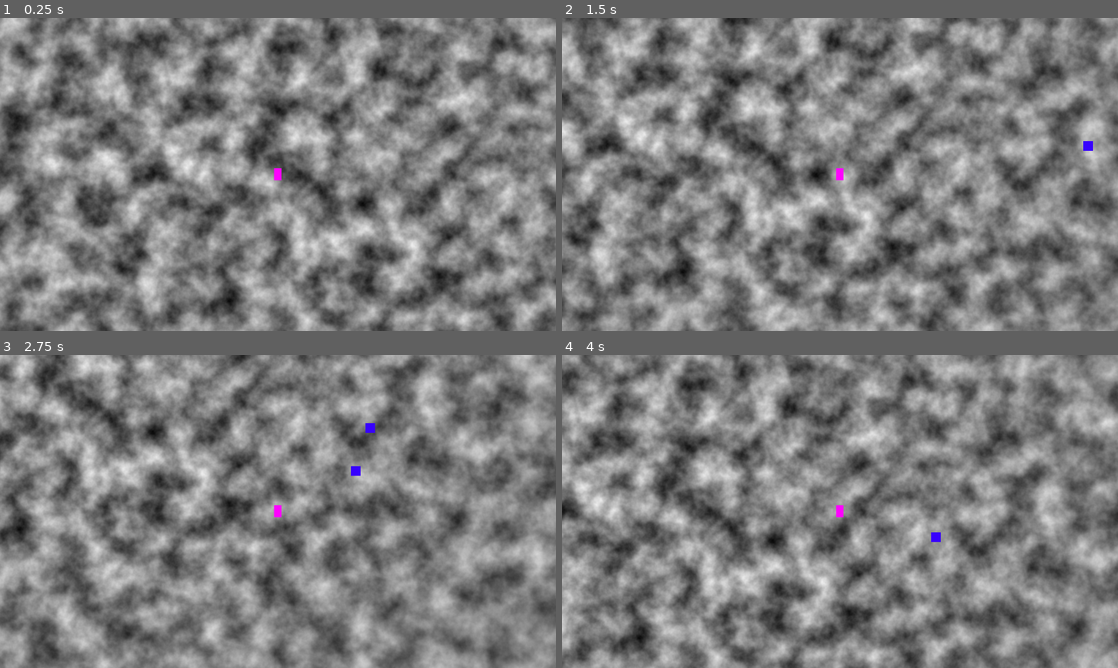
Above: before the commit, frames 1-4 (two rows, left to right).
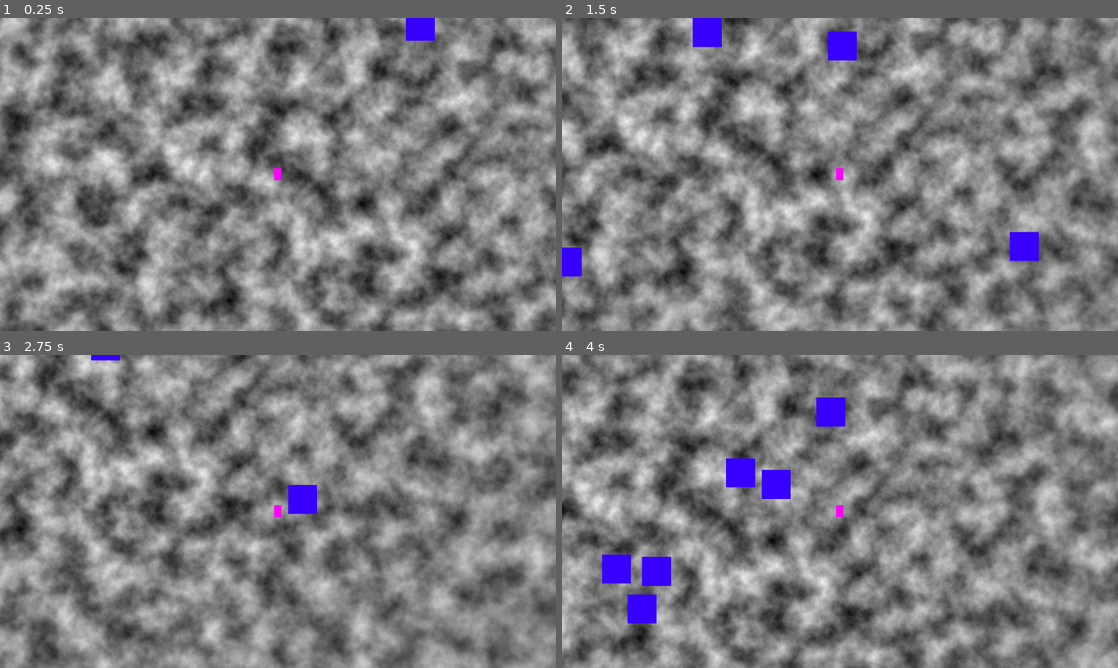
Above: after the commit, the same moments.

Repository: mabanana/survivor-dire
Game: Godot game, scene res://Scenes/main.tscn
The game is run twice, just before and just after one commit, with the same random seed, the same clock (stepped at 60 frames per second) and the same inputs.
Inputs (mouse positions are in pixels of both pictures, inside the frame that each line leads up to):
- Up to frame 1 (0.25 s): no input
- Up to frame 2 (1.5 s): tap Enter at 0.5 s; move the mouse to (962, 158) at 0.52 s; hold Right (ui_right) 0.53-1.28 s; tap E at 0.6 s; click (962, 158) at 0.67 s; move the mouse to (728, 190) at 1.27 s; hold Down (ui_down) from 1.28 s (still down); tap Tab at 1.35 s
- Up to frame 3 (2.75 s): move the mouse to (333, 442) at 2.02 s; release Down (ui_down) at 2.03 s; hold Right (ui_right) from 2.03 s (still down); tap 1 at 2.1 s
- Up to frame 4 (4 s): move the mouse to (812, 574) at 2.77 s; release Right (ui_right) at 2.78 s; hold Up (ui_up) 2.78-3.53 s; tap 2 at 2.85 s; click (812, 574) at 2.92 s; move the mouse to (1006, 558) at 3.52 s; hold Left (ui_left) from 3.53 s (still down); tap 3 at 3.6 s

The runs differ from the first frame. In frame 1, 0.4% of the frame differs, in the area x 73-79%, y 0-8%; in frame 2, 1.9%; in frame 3, 0.7%; in frame 4, 3.0%, in the area x 7-69%, y 13-86%.

Commit message:
Fix death and Countdown

Diff:
--- a/Scenes/main.tscn
+++ b/Scenes/main.tscn
@@ -15,7 +15,7 @@
 [node name="Main" type="Node2D"]
 script = ExtResource("1_a3nbv")
 map_update_freq = 2.0
-enemy_spawn_freq = 0.5
+enemy_spawn_time = 2.0
 
 [node name="ParallaxBackground" type="ParallaxBackground" parent="."]
 
--- a/Scenes/square_enemy.tscn
+++ b/Scenes/square_enemy.tscn
@@ -1,7 +1,8 @@
-[gd_scene load_steps=6 format=3 uid="uid://b10pd7gnbgt0a"]
+[gd_scene load_steps=7 format=3 uid="uid://b10pd7gnbgt0a"]
 
 [ext_resource type="Script" path="res://Scripts/square_enemy.gd" id="1_jxvnc"]
 [ext_resource type="Shader" path="res://Shaders/death_shader.gdshader" id="1_u8dud"]
+[ext_resource type="Material" uid="uid://cfbtdlccv4pqh" path="res://Shaders/death_material.tres" id="3_r7re1"]
 
 [sub_resource type="ShaderMaterial" id="ShaderMaterial_eiull"]
 shader = ExtResource("1_u8dud")
@@ -17,6 +18,7 @@
 
 [node name="SquareEnemy" type="CharacterBody2D"]
 material = SubResource("ShaderMaterial_eiull")
+scale = Vector2(3, 3)
 collision_layer = 2
 collision_mask = 2
 script = ExtResource("1_jxvnc")
@@ -26,5 +28,6 @@
 
 [node name="Sprite2D" type="Sprite2D" parent="."]
 modulate = Color(0.215686, 1, 1, 1)
+material = ExtResource("3_r7re1")
 scale = Vector2(20, 20)
 texture = SubResource("PlaceholderTexture2D_5xkq5")
--- a/Scripts/countdown.gd
+++ b/Scripts/countdown.gd
@@ -3,10 +3,10 @@
 const UNIT: int = 100
 
 var cd: int
-var cd_start_value: int
+var cd_start_value: float
 
-func _init(cd_start_value: int):
-	self.cd_start_value = cd_start_value * 100
+func _init(cd_start_value: float):
+	self.cd_start_value = cd_start_value * UNIT
 
 func tick(delta: float):
 	if cd > 0:
--- a/Scripts/main.gd
+++ b/Scripts/main.gd
@@ -9,7 +9,8 @@
 signal core_changed
 
 @export var map_update_freq: float
-@export var enemy_spawn_freq: float
+@export var enemy_spawn_time: float
+
 var update_cd: Countdown
 var enemy_spawn_cd: Countdown
 var spawn_rect: Vector2
@@ -22,7 +23,7 @@
 	core_changed.connect(_on_core_changed)
 
 	update_cd = Countdown.new(1/map_update_freq)
-	enemy_spawn_cd = Countdown.new(1/enemy_spawn_freq)
+	enemy_spawn_cd = Countdown.new(1/enemy_spawn_time)
 
 	player = player_scene.instantiate()
 	player.entity_type = CoreModel.EntityType.player
@@ -76,11 +77,14 @@
 
 func _spawn_enemy(entity_type):
 	var x_or_y = randi_range(0,1)
-	var spawn_pos: Vector2
+	var spawn_pos = Vector2.ZERO
 	if x_or_y:
-		spawn_pos = Vector2(randi_range(0,spawn_rect.x), spawn_rect.y * randi_range(0,1))
+		spawn_pos.x = randi_range(0,spawn_rect.x) - spawn_rect.x/2
+		spawn_pos.y = spawn_rect.y * randi_range(0,1) - spawn_rect.y/2
 	else:
-		spawn_pos = Vector2(spawn_rect.x * randi_range(0,1), randi_range(0,spawn_rect.y))
+		spawn_pos.x = spawn_rect.x * randi_range(0,1) - spawn_rect.x/2
+		spawn_pos.y = randi_range(0,spawn_rect.y) - spawn_rect.y/2
+
 	var node: GameCharacter = square_scene.instantiate()
 	node.position = spawn_pos + core.scene.player_pos
 	node.entity_type = entity_type
@@ -104,7 +108,9 @@
 			amount,
 			core.scene.nodes[dealer].name
 		])
-
+		var node:CharacterBody2D = core.scene.nodes[rid]
+		node.velocity = (node.position - player.position).normalized()*30
+		node.move_and_slide()
 
 func _on_core_changed(context, payload):
 	if context == core.Context.damage_started:
--- a/Scripts/player_controller.gd
+++ b/Scripts/player_controller.gd
@@ -8,6 +8,7 @@
 var base_damage: int = 1# replace with some weapon/class system
 
 func _ready() -> void:
+	core.stats.attack_speed *= 4
 	attack_cd = Countdown.new(1/core.stats.attack_speed)
 	spell_cd = Countdown.new(core.stats.spell_cooldown)
 
@@ -40,7 +41,7 @@
 	elif context == CoreModel.Context.map_update:
 		_get_closest_enemy()
 
-
+# TODO: use raycast instead of position calculation for edges
 func _get_colldiers(target_pos, radius):
 	var entities = core.scene.entities
 	var res = []
--- a/Scripts/square_enemy.gd
+++ b/Scripts/square_enemy.gd
@@ -1,6 +1,12 @@
 extends GameCharacter
-var shader_progress: float = 0
+# TODO: REMOVE SIGNAL LISTENING
+var shader_progress: float = 0.8
 var dead = false
+
+func _ready():
+	material = ShaderMaterial.new()
+	material.shader = load("res://Shaders/death_shader.gdshader")
+	core_changed.disconnect(_on_core_changed)
 
 func _physics_process(delta: float) -> void:
 	var direction = (core.scene.player_pos - position).normalized()
@@ -10,13 +16,9 @@
 		move_and_slide()
 
 func die():
-	queue_free()
 	dead = true
 	velocity = Vector2.ZERO
-	$Sprite2D.material = ShaderMaterial.new()
-	$Sprite2D.material.set("shader", load("res://Shaders/death_material.tres"))
-	$Sprite2D.material.set("shader_parameter/progress", 1)
-
+	modulate.r += 0.5
 
 func _process(delta: float) -> void:
 	if dead:
--- a/Shaders/death_material.tres
+++ b/Shaders/death_material.tres
@@ -15,6 +15,7 @@
 noise = SubResource("FastNoiseLite_nd75e")
 
 [resource]
+resource_local_to_scene = true
 shader = ExtResource("1_4gbex")
 shader_parameter/progress = 0.0
 shader_parameter/width = 0.2
